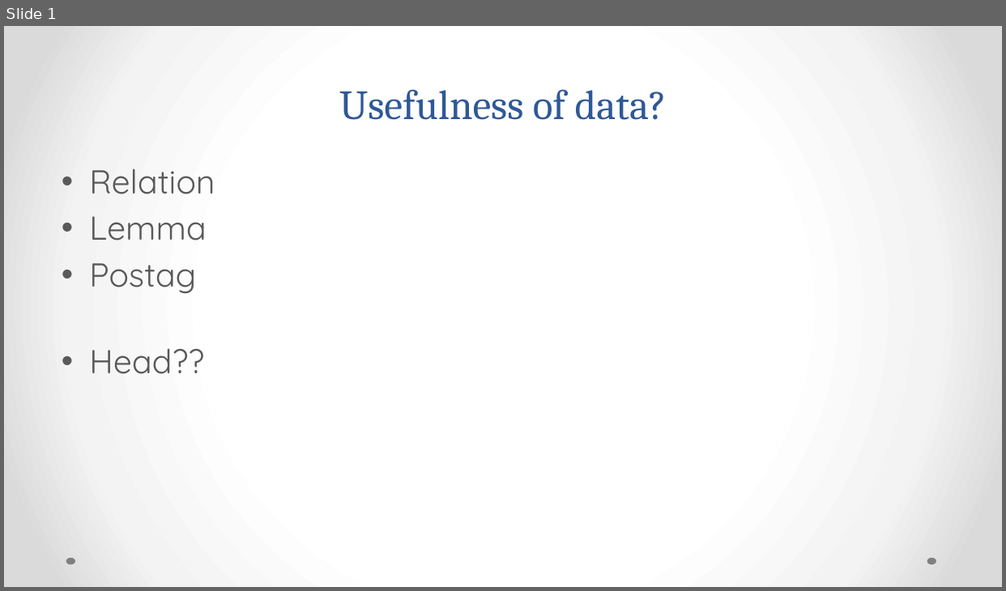
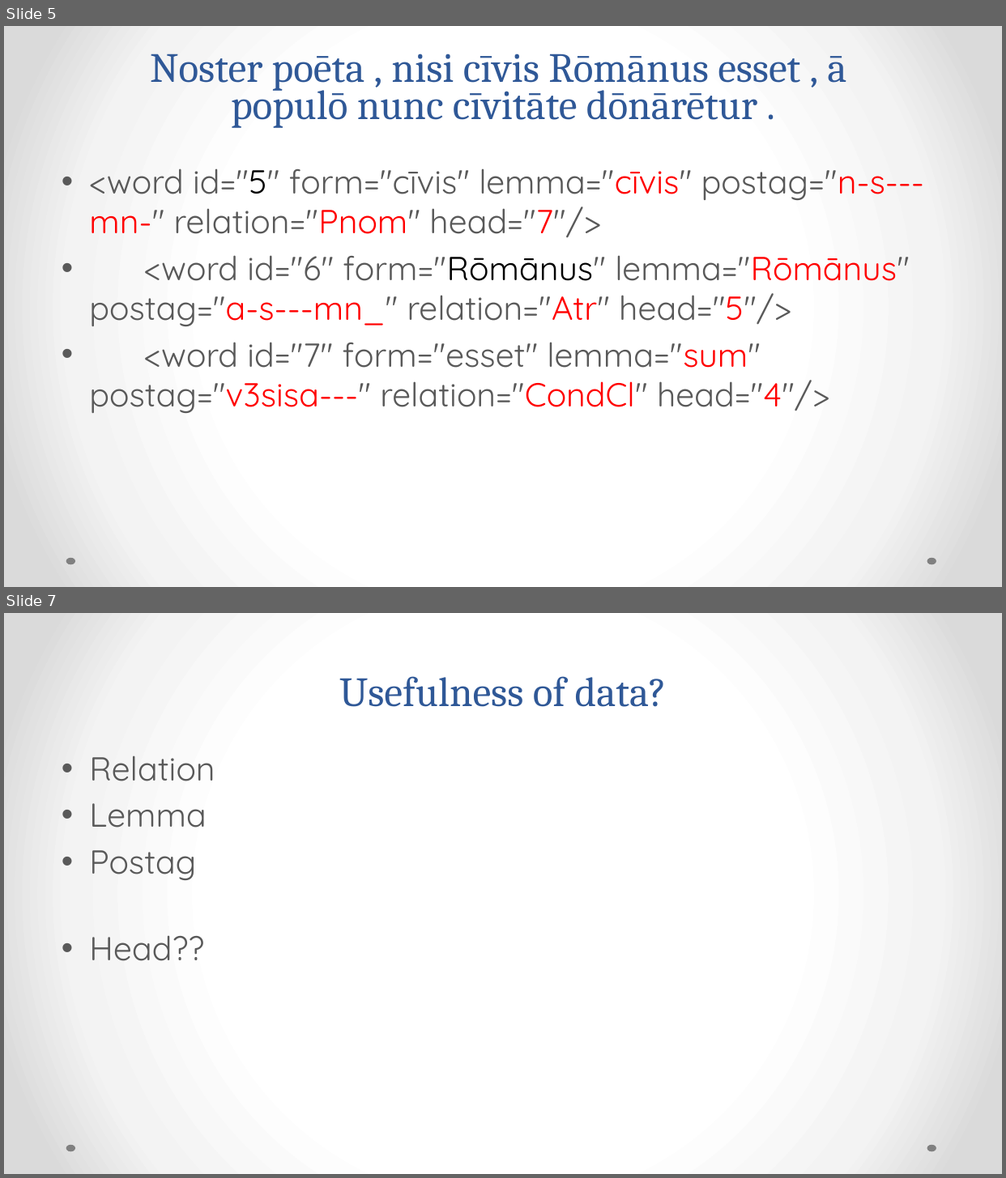
Before and after one commit to rgorman/syntacto_stylistics, a slide deck: Presentations/CAMWS_2016/Gorman_camws_2016.pptx. Shown one above the other, each under a label of ours: slide 1 before the commit, slides 5 and 7 after it; the slides between them are not shown. The pictures are 1006x591 and 1006x1178 pixels, drawn with LibreOffice and Linux fonts; fonts in the diff are those of the drawing. Boxes give left, top, right and bottom in pixels: in the first picture for what was removed or moved away, otherwise in the second. Text is boxed around its words. In the diff, an @@ line names an element or a change of style, - is before the commit and + after.

Commit message:
new slides added to presentation.

```diff
--- a/Presentations/CAMWS_2016/Gorman_camws_2016.pptx
+++ b/Presentations/CAMWS_2016/Gorman_camws_2016.pptx
@@ slide 5 added at (4,26,1002,587), background gradient #FFFFFF to #F4F4F4 to #DADADA; not listed: 2 template elements that a slide beside it also shows @@
@@ title added at (150,54,846,128), 40 pt, text #2F5897 @@
+Noster poēta , nisi cīvis Rōmānus esset , ā
+populō nunc cīvitāte dōnārētur .
@@ text added at (89,169,924,413), 32 pt, text #595959 @@
+• <word id="5" form="cīvis" lemma="cīvis" postag="n-s---mn-" relation="Pnom" head="7"/>
+• <word id="6" form="Rōmānus" lemma="Rōmānus" postag="a-s---mn_" relation="Atr" head="5"/>
+• <word id="7" form="esset" lemma="sum" postag="v3sisa---" relation="CondCl" head="4"/>
@@ what was slide 1 is now slide 7 @@
```
Also in this commit, not shown: 5 other slides added.
